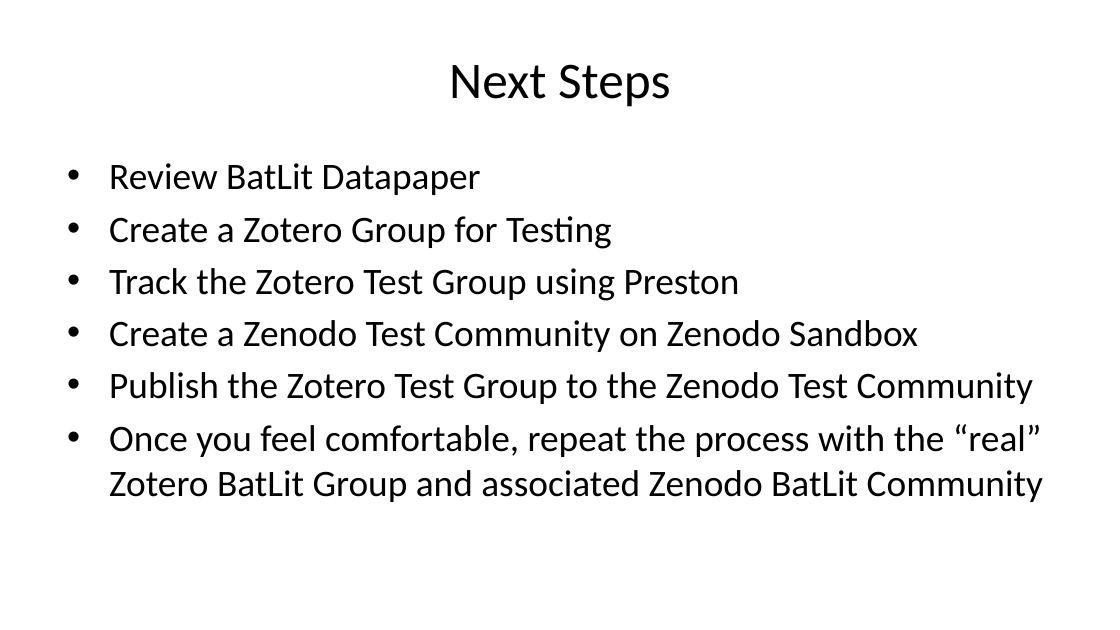
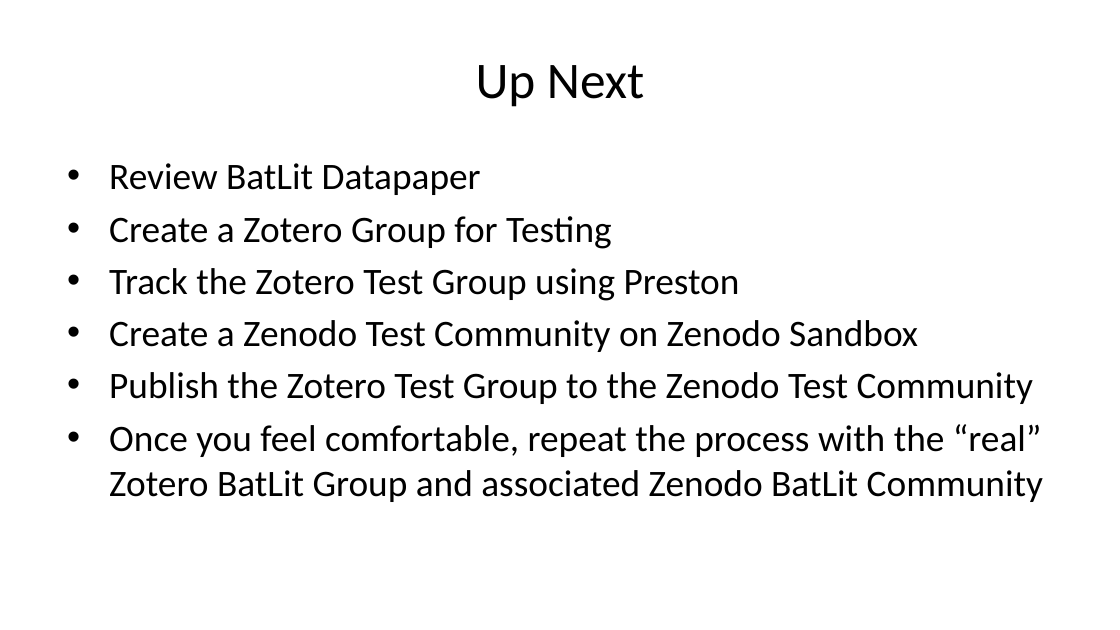
Before and after one commit to bat-literature/bat-literature.github.io, a slide deck: slide 20 of workshop.pptx. Drawn at 1120x630 pixels with LibreOffice and Linux fonts; fonts in the diff are those of the drawing. Boxes give left, top, right and bottom in pixels: in the first picture for what was removed or moved away, otherwise in the second. Text is boxed around its words. In the diff, an @@ line names an element or a change of style, - is before the commit and + after.

```diff
--- a/workshop.pptx
+++ b/workshop.pptx
@@ title at (476, 65, 644, 107): text changed @@
-Next Steps
+Up Next
```
Also in this commit, not shown: 17 other slides changed, 3 other files.
